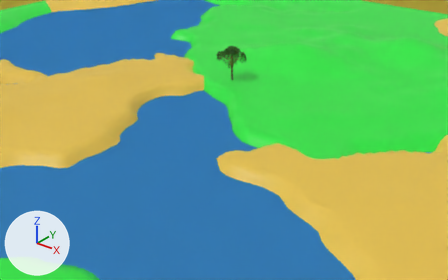
The glTF model glbaw/aw.gltf as it was, and as the next commit left it.
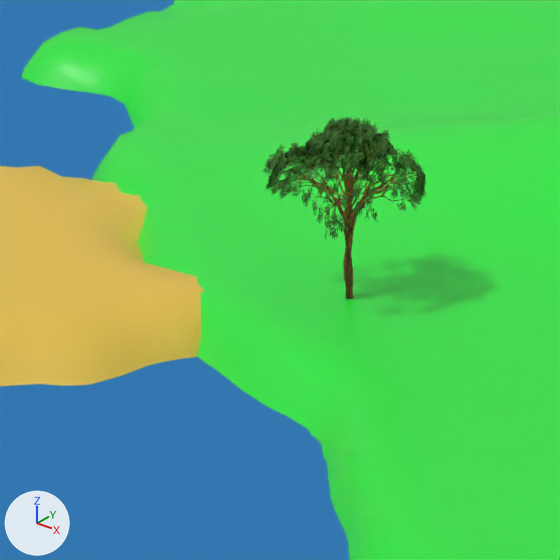
Old and new are each drawn from a camera (50 mm lens) standing at (93.9, -109.7, 53.5) and looking at (8.1, -2.5, -13.0) and again close up on the part from 37% to 61% of the width and 8% to 46% of the height. Lighting does not change. The marker at lower left points along +X, +Y and +Z. Where no turn or scale is listed for an object, it has been applied to the vertices.

The first close-up shows 'Landscape', 'Landscape.001', 'Landscape_plane.001', 'tree.1'.
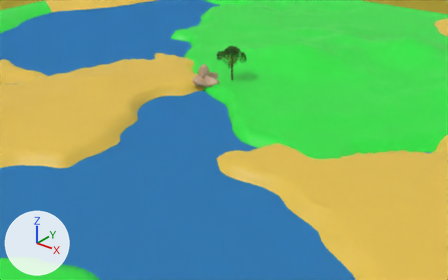
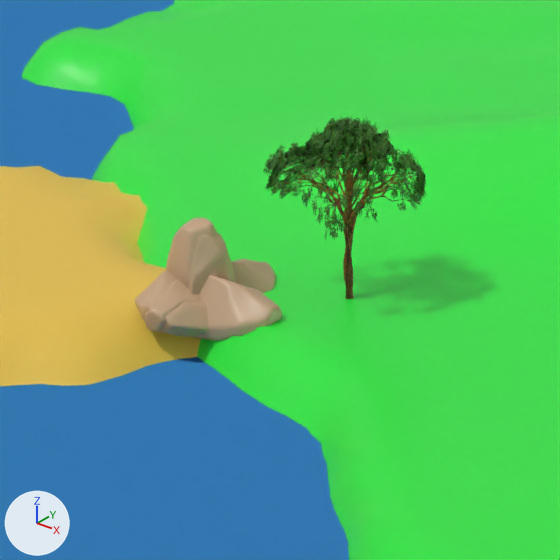
Commit message: update index

What the commit changed:
Material 'Material.031' (mat_material_031) is new.
Its base color is (0.552, 0.371, 0.231) (beige #c4a484).
Its roughness is 0.4.
Material 'Material.030' (mat_material_030) is new.
Its base color is (0.552, 0.371, 0.231) (beige #c4a484).
Its roughness is 0.4.
Material 'Material.024' (mat_material_024) is new.
Its base color is (0.552, 0.371, 0.231) (beige #c4a484).
Its roughness is 0.4.
Material 'Material.021' (mat_material_021) is new.
Its base color is (0.552, 0.371, 0.231) (beige #c4a484).
Its roughness is 0.4.
Material 'Material.016' (mat_material_016) is new.
Its base color is (0.552, 0.371, 0.231) (beige #c4a484).
Its roughness is 0.4.
Material 'Material.003' (mat_material_003) is new.
Its base color is (0.552, 0.371, 0.231) (beige #c4a484).
Its roughness is 0.4.
Mesh me_defaultmaterial_021 is new.
It has 749 vertices, 1494 faces and spans x -0.97..1.37, y -1.32..1.04, z -0.65..3.5.
It uses material mat_material_031 (beige #c4a484).
Mesh me_defaultmaterial_020 is new.
It has 749 vertices, 1494 faces and spans x -1.22..1.72, y -0.82..4.39, z -1.31..1.66.
It uses material mat_material_030 (beige #c4a484).
Mesh me_defaultmaterial_014 is new.
It has 749 vertices, 1494 faces and spans x -0.77..4.42, y -1.69..1.23, z -1.32..1.67.
It uses material mat_material_024 (beige #c4a484).
Mesh me_defaultmaterial_011 is new.
It has 749 vertices, 1494 faces and spans x -1.33..1.03, y -3.52..0.57, z -1.05..1.32.
It uses material mat_material_021 (beige #c4a484).
Mesh me_defaultmaterial_008 is new.
It has 749 vertices, 1494 faces and spans x -1.49..1.15, y -1.27..1.49, z -0.7..3.96.
It uses material mat_material_016 (beige #c4a484).
Mesh me_defaultmaterial_004 is new.
It has 749 vertices, 1494 faces and spans x -2.16..1.92, y -3.32..0.54, z -1.2..1.58.
It uses material mat_material_003 (beige #c4a484).
Object 'rock.6' (ob_rock_6) is new; it shows me_defaultmaterial_021.
Its location is (0.0, 0.0, 0.0).
Object 'rock.7' (ob_rock_7) is new; it shows me_defaultmaterial_020.
Its location is (0.0, 0.0, 0.0).
Object 'rock.5' (ob_rock_5) is new; it shows me_defaultmaterial_014.
Its location is (0.0, 0.0, 0.0).
Object 'rock.4' (ob_rock_4) is new; it shows me_defaultmaterial_011.
Its location is (0.0, 0.0, 0.0).
Object 'rock.3' (ob_rock_3) is new; it shows me_defaultmaterial_008.
Its location is (0.0, 0.0, 0.0).
Object 'rock.1' (ob_rock_1) is new; it shows me_defaultmaterial_004.
Its location is (0.0, 0.0, 0.0).

Changed parts and their boxes [x1, y1, x2, y2] in the close-ups (560 x 560 px):
'rock.5', added (beige)
    after: [195, 275, 282, 341]
'rock.1', added (beige)
    after: [135, 270, 209, 337]
'rock.3', added (beige)
    after: [166, 217, 218, 294]
'rock.6', added (beige)
    after: [188, 233, 235, 294]
'rock.4', added (beige)
    after: [145, 279, 201, 332]
'rock.7', added
    after: [231, 259, 276, 293]
